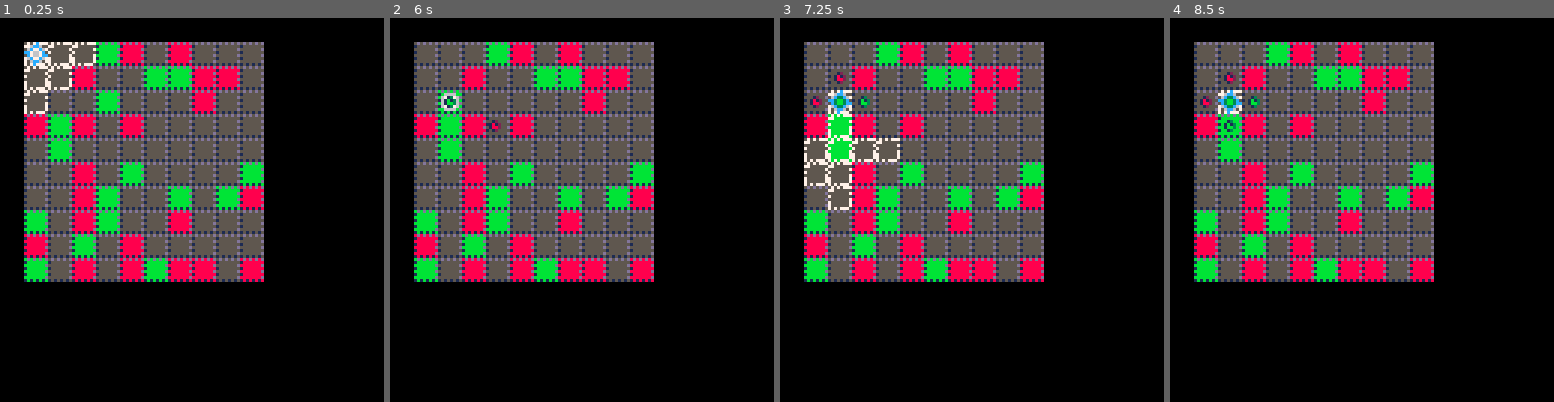
Above: before the commit, frames 1-4 (left to right).
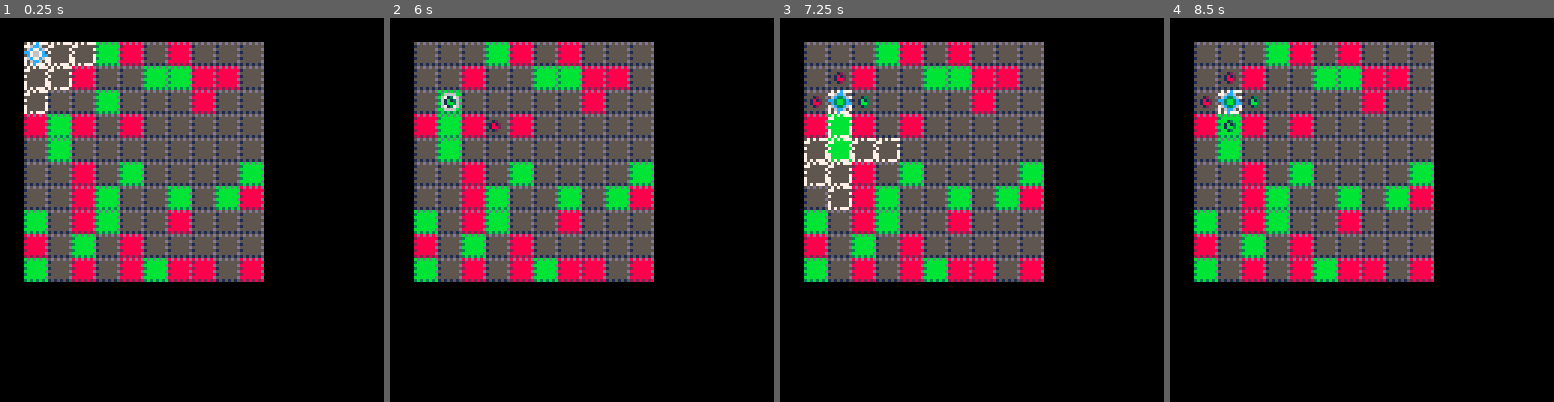
Above: after the commit, the same moments.

Repository: jcwilk/dv_prototype
Game: PICO-8 cartridge divproto.p8
Same seed, same stepped clock (60 frames per second), same inputs: the game is played once before the commit and once after it.
Inputs:
- Up to frame 1 (0.25 s): no input
- Up to frame 2 (6 s): tap O (Z key) at 0.33, 0.7, 1.43, 2.22, 3.1, 3.98, 4.87, 5.75 s; hold Left 1.97-2.37 s; hold Down 2.42-2.82 s; hold Right 2.87-3.53 s; hold Up 3.58-4.08 s; hold Right 4.13-4.53 s; hold Down 4.58-5.08 s; hold Left 5.13-5.8 s; hold Up from 5.85 s (still down)
- Up to frame 3 (7.25 s): release Up at 6.18 s; hold Left 6.23-6.63 s; tap O (Z key) at 6.63 s; hold Down 6.68-7.08 s; hold Right from 7.13 s (still down)
- Up to frame 4 (8.5 s): tap O (Z key) at 7.52, 8.4 s; release Right at 7.8 s; hold Up 7.85-8.35 s; hold Right from 8.4 s (still down)

The runs differ from the first frame. In frame 1, 1.6% of the frame differs, in the area x 6-68%, y 7-69%; in frame 2, 1.6%; in frame 3, 1.5%; in frame 4, 1.5%.

Commit message:
Make colors more flexible

Diff:
--- a/divproto.p8
+++ b/divproto.p8
@@ -1,6 +1,25 @@
 pico-8 cartridge // http://www.pico-8.com
 version 29
 __lua__
+
+colors = {
+  {8,2},//red,purp
+  {12,1},//blue,dkblue
+  {11,3},//green,dkgreen
+  {9,4},//orange,brown
+  {14,2}//pink,purple
+}
+
+colia=1
+colib=3
+function set_colors(a,b)
+ cola1=colors[a][1]
+ cola2=colors[a][2]
+ colb1=colors[b][1]
+ colb2=colors[b][2]
+end
+set_colors(colia,colib)
+
 function make_tile(x,y)
  local tile = {
   x=x,
@@ -11,9 +30,9 @@
 
  if rnd(1) < .4 then
   if rnd(1) < .5 then
-   tile.col = 8
+   tile.col = cola1
   else
-   tile.col = 11
+   tile.col = colb1
   end
  end
 
@@ -80,6 +99,11 @@
   pal()
   if t.col > 0 then
    pal(5,t.col)
+   if t.col == cola1 then
+    pal(1,cola2)
+   else
+    pal(1,colb2)
+   end
   end
   spr(1, t.x*8, t.y*8)
  end)
@@ -87,10 +111,10 @@
  pal()
  if player.col != 0 then
   pal(15,player.col)
-  if player.col == 11 then
-   pal(7,3)
+  if player.col == cola1 then
+   pal(7,cola2)
   else
-   pal(7,2)
+   pal(7,colb2)
   end
  else
   pal(15,6)
@@ -105,7 +129,6 @@
    pal()
    spr(4, t.x*8, t.y*8)
    if t.selected then
-    pal()
     spr(5, t.x*8, t.y*8)
    end
   end
@@ -273,9 +296,9 @@
   sfx(0)
   player.col = tile.col
   tile.col = 0
-  local spawn_col=11
-  if player.col == 11 then
-   spawn_col=8
+  local spawn_col=cola1
+  if player.col == cola1 then
+   spawn_col=colb1
   end
   spawn_around(player.x,player.y,spawn_col)
   return
@@ -503,11 +526,12 @@
  draw=function()
   foreach(mobs.all,function(mob)
    pal()
-   if mob.col == 11 then
-    //pal(11,3)
+   if mob.col == cola1 then
+    pal(11,cola1)
+    pal(3,cola2)
    else
-    pal(11,8)
-    pal(3,2)
+    pal(11,colb1)
+    pal(3,colb2)
    end
    spr(3,mob.x*8,mob.y*8)
   end)
